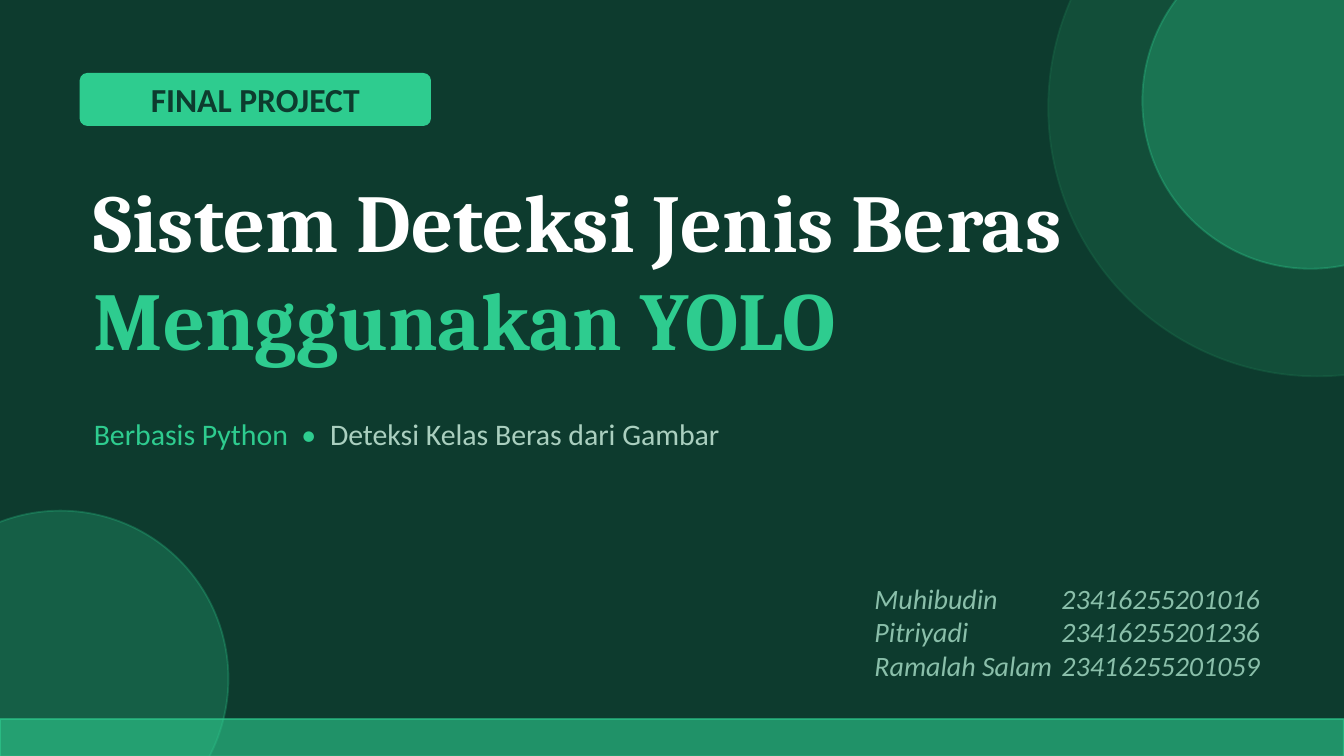
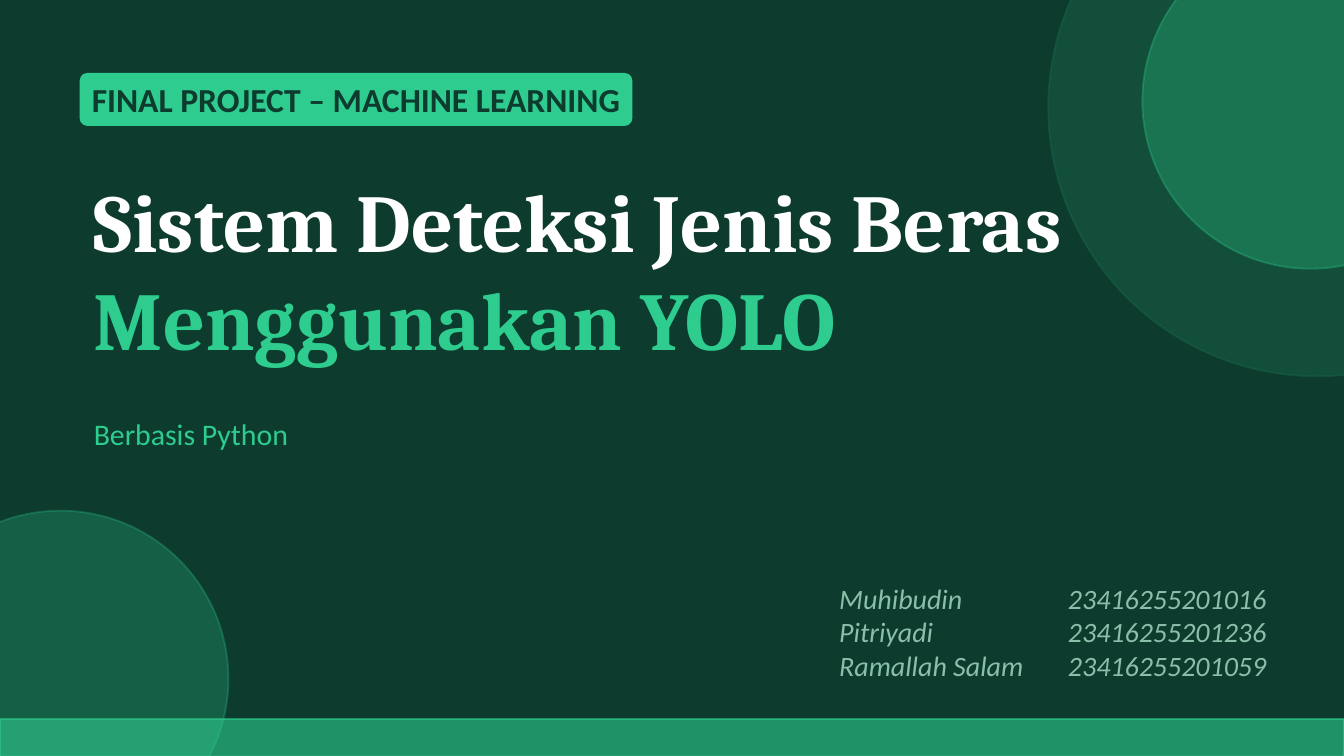
Before and after one commit to yadiefr/Machine-Learning-Deteksi-Objek-Beras, a slide deck: slide 1 of DeteksiBeras_YOLO.pptx. Drawn at 1344x756 pixels with LibreOffice and Linux fonts; fonts in the diff are those of the drawing. Boxes give left, top, right and bottom in pixels: in the first picture for what was removed or moved away, otherwise in the second. Text is boxed around its words. In the diff, an @@ line names an element or a change of style, - is before the commit and + after.

```diff
--- a/DeteksiBeras_YOLO.pptx
+++ b/DeteksiBeras_YOLO.pptx
@@ rounded rectangle: place and size @@
-rounded rectangle at [81,74,430,125]
+rounded rectangle at [81,74,632,125]
@@ text at [92,90,620,112]: text changed @@
-FINAL PROJECT
+FINAL PROJECT – MACHINE LEARNING
@@ text at [94,424,288,450]: text changed; text colour #AACFBF to #2ECC8F @@
-Berbasis Python • Deteksi Kelas Beras dari Gambar
+Berbasis Python
@@ text "Muhibudin": place and size @@
-text "Muhibudin" at [874,589,1052,676]
+text "Muhibudin" at [839,589,1023,676]
@@ text "23416255201016": place and size @@
-text "23416255201016" at [1061,590,1259,676]
+text "23416255201016" at [1068,590,1266,676]
@@ text at [839,656,1023,676]: text changed @@
-Ramalah Salam
+Ramallah Salam
```
Also in this commit, not shown: 9 other slides changed, 1 slide added, 4 slides removed, 4 other files.
